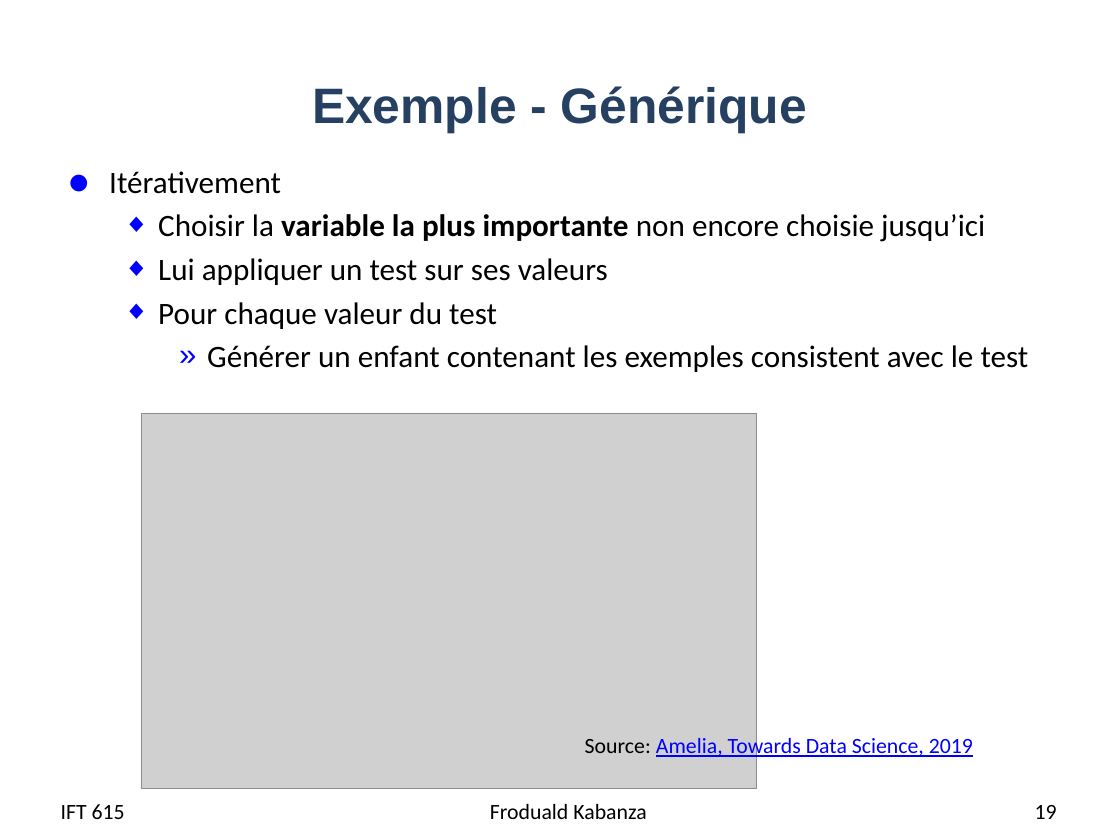
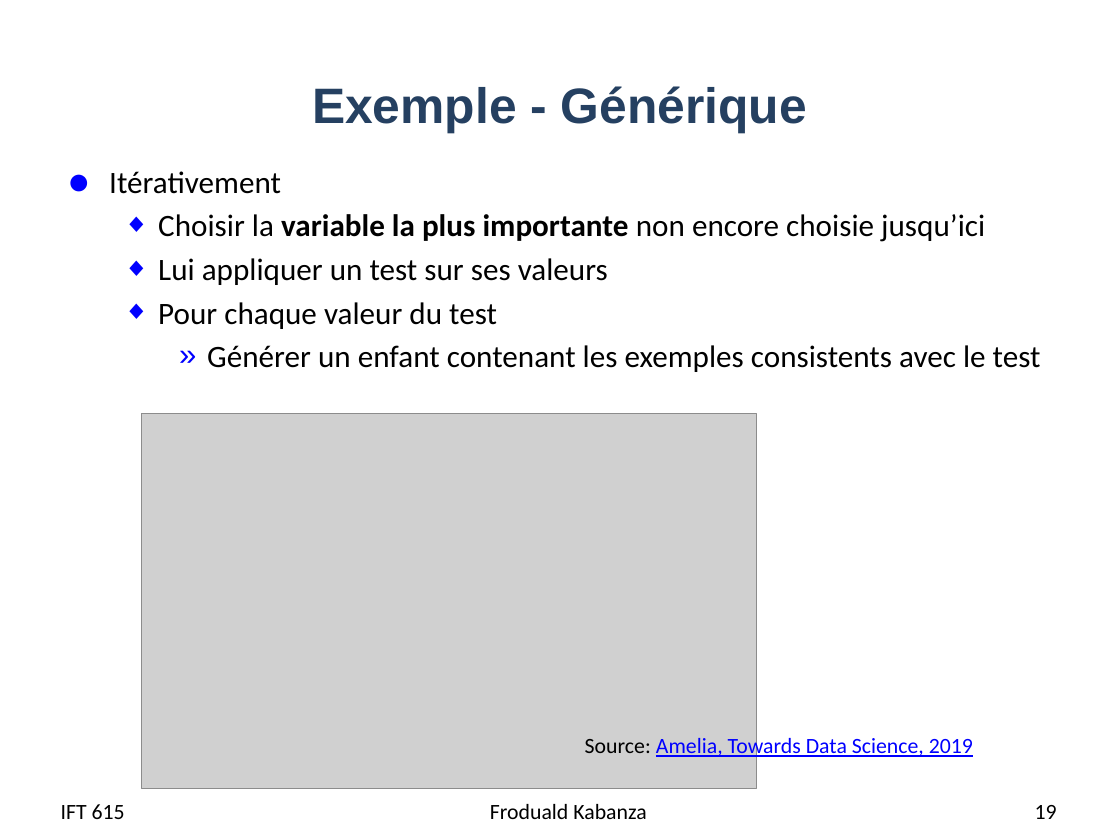
Before and after one commit to djeffkanda/djeffkanda.github.io, a slide deck: slide 19 of ift/assets/slides/ift615-08-Apprentissage avec des arbres de decision.pptx. Drawn at 1120x840 pixels with LibreOffice and Linux fonts; fonts in the diff are those of the drawing; grey boxes stand for pictures. Boxes give left, top, right and bottom in pixels: in the first picture for what was removed or moved away, otherwise in the second. Text is boxed around its words. In the diff, an @@ line names an element or a change of style, - is before the commit and + after.

```diff
--- a/ift/assets/slides/ift615-08-Apprentissage avec des arbres de decision.pptx
+++ b/ift/assets/slides/ift615-08-Apprentissage avec des arbres de decision.pptx
@@ text at (207, 345, 1041, 372): text changed @@
-    » Générer un enfant contenant les exemples consistent avec le test
+    » Générer un enfant contenant les exemples consistents avec le test
```
Also in this commit, not shown: 13 other slides changed, 2 other files.
